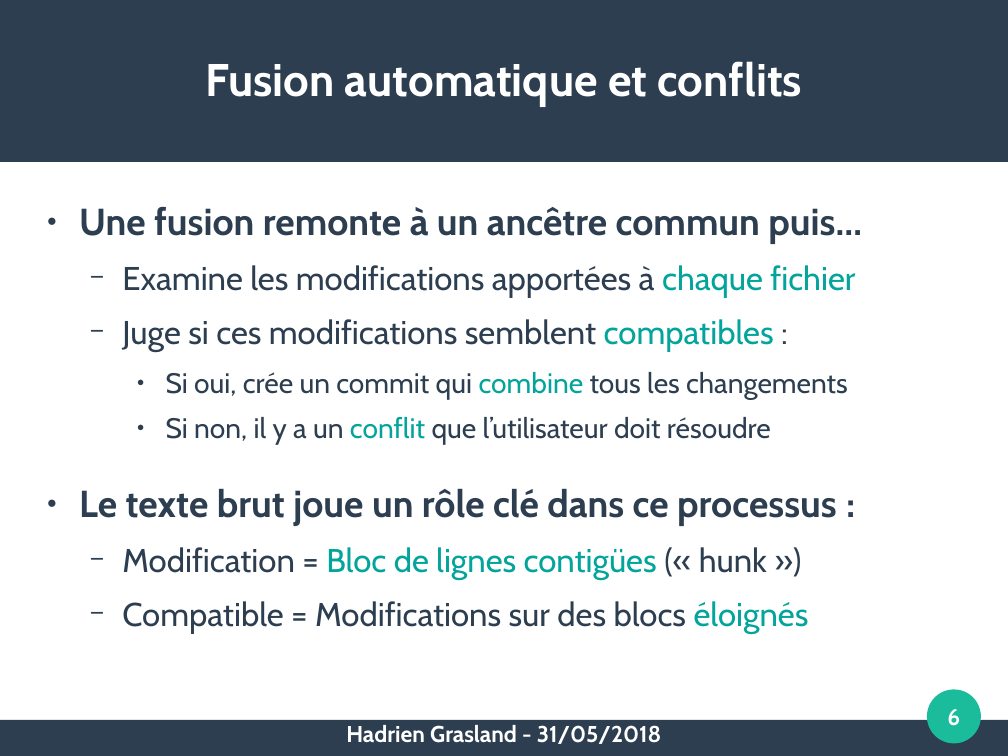
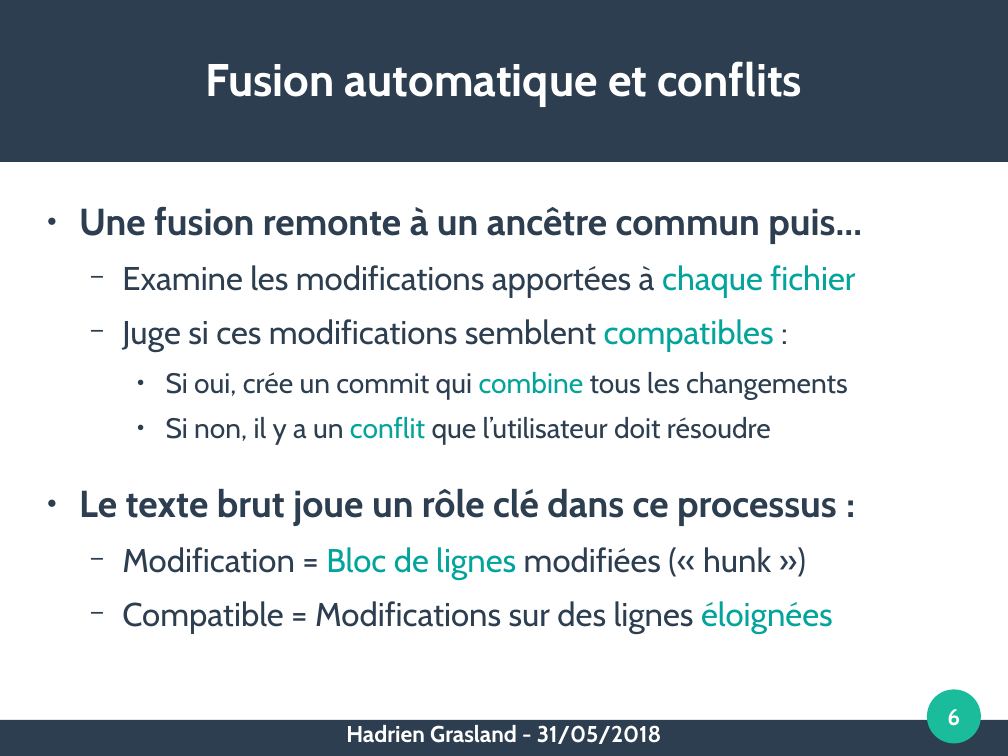
Before and after one commit to pushou/formation-git, a slide deck: slide 6 of Pres3-Branches.odp. Drawn at 1008x756 pixels with LibreOffice and Linux fonts; fonts in the diff are those of the drawing. Boxes give left, top, right and bottom in pixels: in the first picture for what was removed or moved away, otherwise in the second. Text is boxed around its words. In the diff, an @@ line names an element or a change of style, - is before the commit and + after.

```diff
--- a/Pres3-Branches.odp
+++ b/Pres3-Branches.odp
@@ text at (122, 547, 833, 633): text changed @@
-  − Modification = Bloc de lignes contigües (« hunk »)
-  − Compatible = Modifications sur des blocs éloignés
+  − Modification = Bloc de lignes modifiées (« hunk »)
+  − Compatible = Modifications sur des lignes éloignées
```
Also in this commit, not shown: 1 other slide changed, 40 other files.
